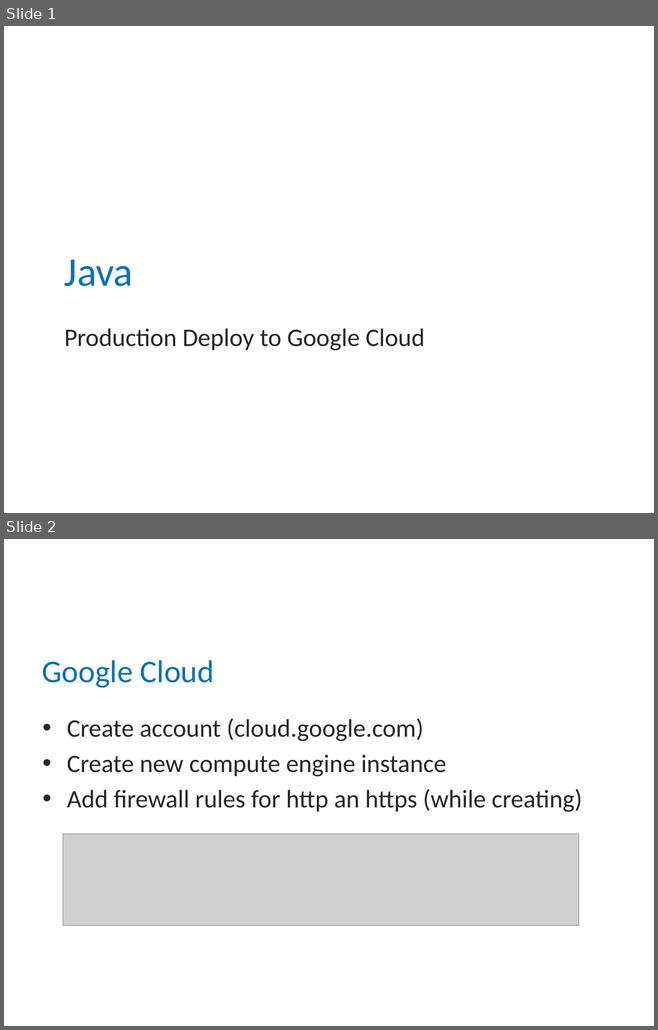
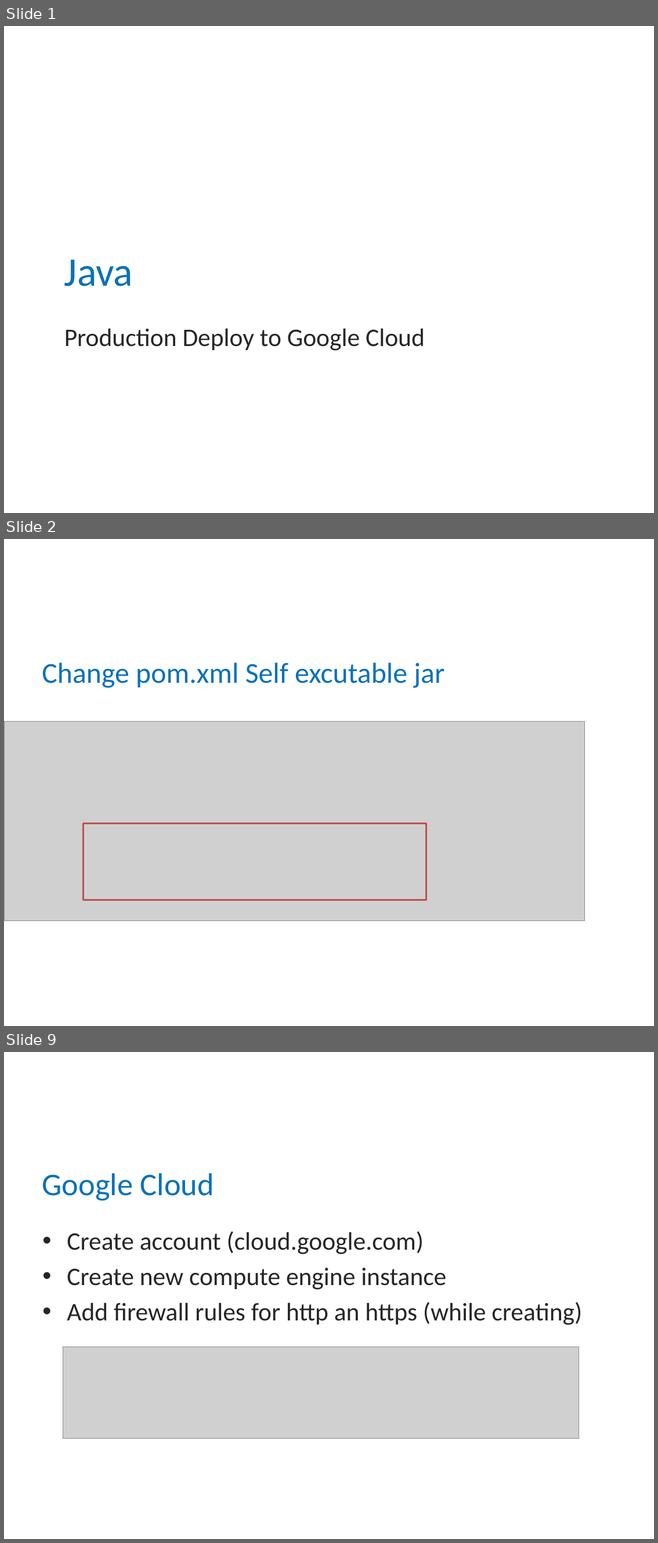
Before and after one commit to mitka0260/BCSlessons, a slide deck: src/main/java/ee/bcs/java/lectures/Loeng47 - Google-Cloud-Deploy.pptx. Shown one above the other, each under a label of ours: slides 1 and 2 before the commit, slides 1, 2 and 9 after it; the slides between them are not shown. The pictures are 658x1030 and 658x1543 pixels, drawn with LibreOffice and Linux fonts; fonts in the diff are those of the drawing; grey boxes stand for pictures; background and template pictures are left out. Boxes give left, top, right and bottom in pixels: in the first picture for what was removed or moved away, otherwise in the second. Text is boxed around its words. In the diff, an @@ line names an element or a change of style, - is before the commit and + after.

```diff
--- a/src/main/java/ee/bcs/java/lectures/Loeng47 - Google-Cloud-Deploy.pptx
+++ b/src/main/java/ee/bcs/java/lectures/Loeng47 - Google-Cloud-Deploy.pptx
@@ slide 2 added at (4, 539, 654, 1026), background #FFFFFF @@
@@ title added at (42, 663, 444, 688), 32 pt, text #0A71B9 @@
+Change pom.xml Self excutable jar
@@ picture added at (4, 722, 585, 921) @@
@@ rectangle added at (83, 824, 426, 900), outline #C0504D 2 pt @@
@@ what was slide 2 is now slide 9 @@
```
Also in this commit, not shown: 5 slides changed, 6 other slides added, 1 other file.
